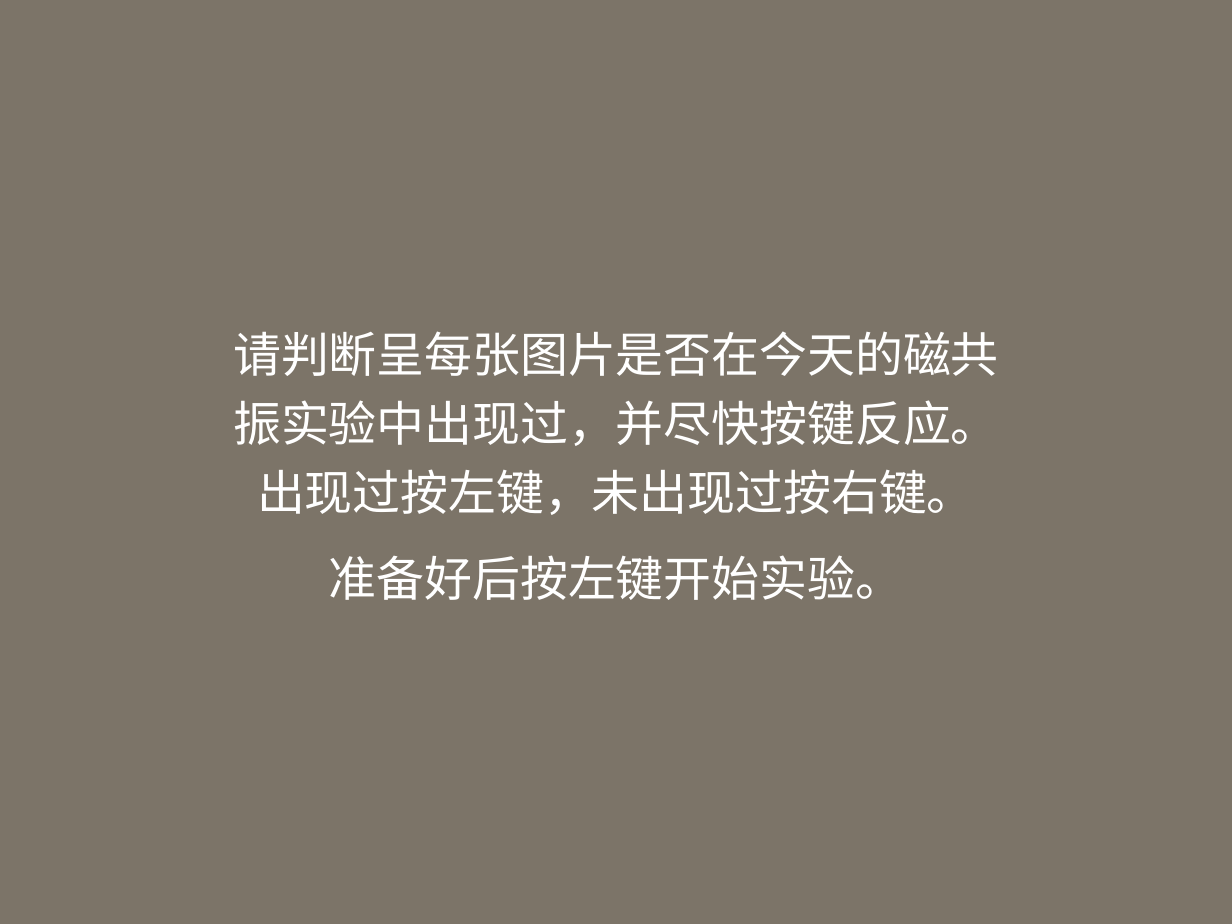
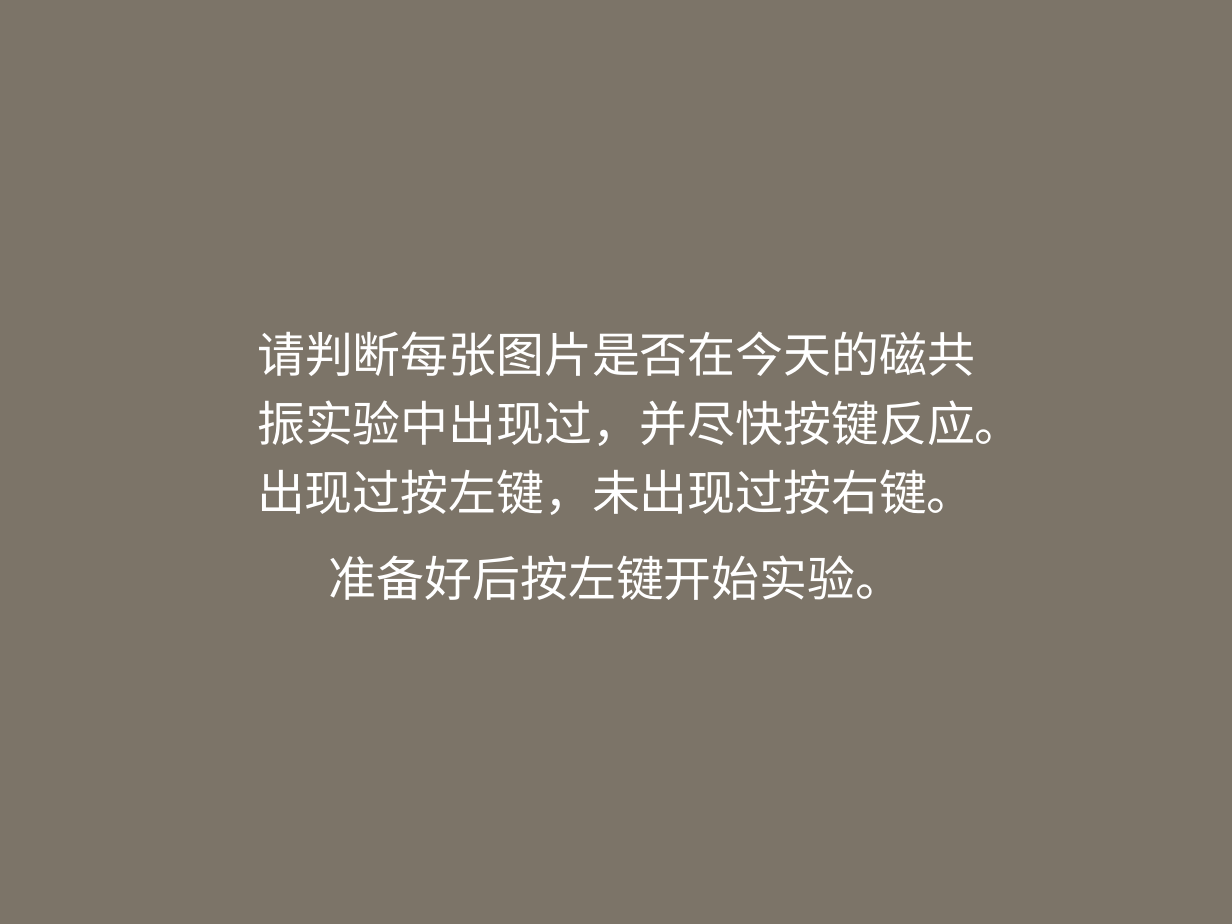
Before and after one commit to Yuxuan-Dai-psycho/NaturalVisionProject, a slide deck: slide 9 of instruction/instruction.pptx. Drawn at 1232x924 pixels with LibreOffice and Linux fonts; fonts in the diff are those of the drawing. Boxes give left, top, right and bottom in pixels: in the first picture for what was removed or moved away, otherwise in the second. Text is boxed around its words. In the diff, an @@ line names an element or a change of style, - is before the commit and + after.

Commit message:
BF: remove typo

```diff
--- a/instruction/instruction.pptx
+++ b/instruction/instruction.pptx
@@ subtitle "请判断每张图片是否在今天的磁共振实验中出现过，并尽快按键反应。出现过按左键，未出现过按右键。": place and size @@
-subtitle "请判断每张图片是否在今天的磁共振实验中出现过，并尽快按键反应。出现过按左键，未出现过按右键。" at [233, 331, 999, 600]
+subtitle "请判断每张图片是否在今天的磁共振实验中出现过，并尽快按键反应。出现过按左键，未出现过按右键。" at [257, 331, 1023, 600]
@@ subtitle at [257, 331, 1023, 515]: text changed @@
-请判断呈每张图片是否在今天的磁共振实验中出现过，并尽快按键反应。出现过按左键，未出现过按右键。
+请判断每张图片是否在今天的磁共振实验中出现过，并尽快按键反应。出现过按左键，未出现过按右键。
```
